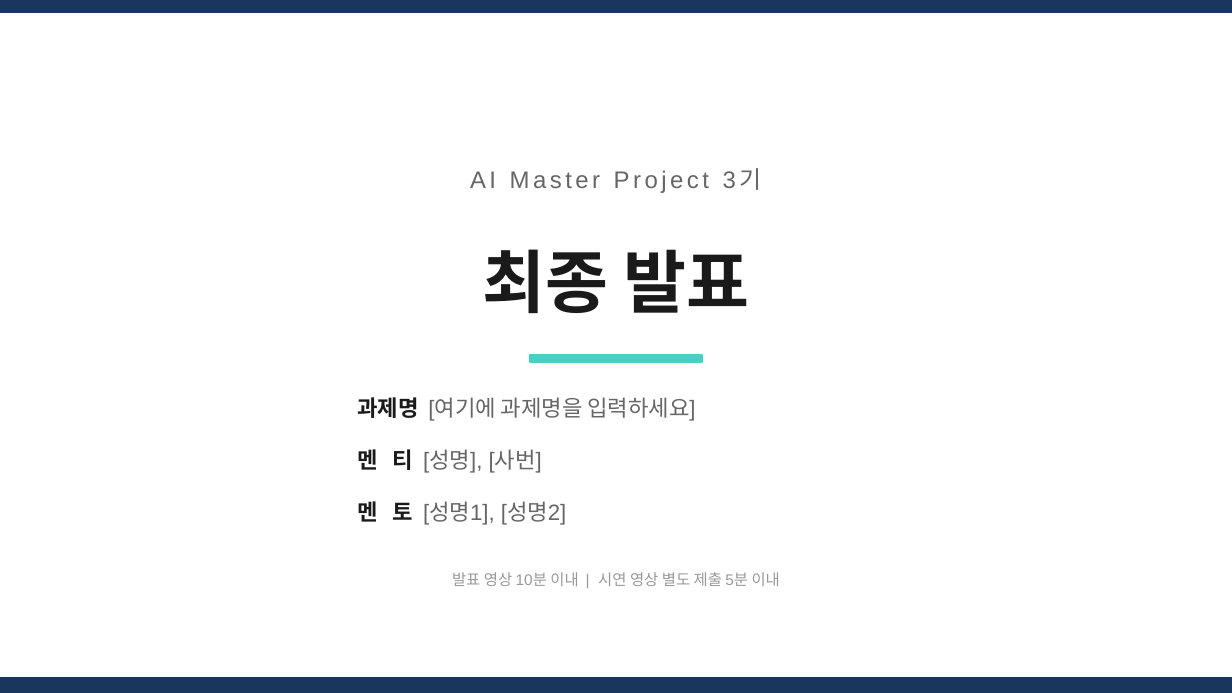
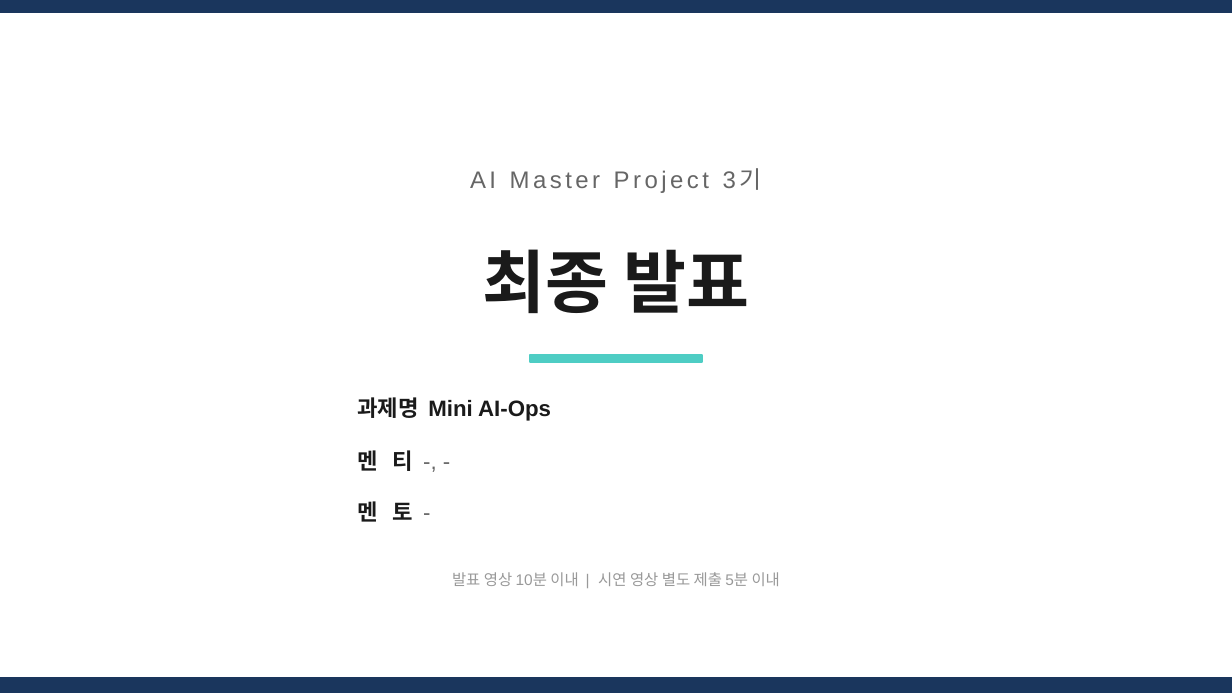
Before and after one commit to asdfsdfas34/log_detect_agents, a slide deck: slide 1 of docs/final docs/AI_Master_Project_최종발표_멘티명_사번.pptx. Drawn at 1232x693 pixels with LibreOffice and Linux fonts; fonts in the diff are those of the drawing. Boxes give left, top, right and bottom in pixels: in the first picture for what was removed or moved away, otherwise in the second. Text is boxed around its words. In the diff, an @@ line names an element or a change of style, - is before the commit and + after.

```diff
--- a/docs/final docs/AI_Master_Project_최종발표_멘티명_사번.pptx
+++ b/docs/final docs/AI_Master_Project_최종발표_멘티명_사번.pptx
@@ text at [357,397,551,421]: text changed; text colour #666666 to #1A1A1A; bold on @@
-과제명 [여기에 과제명을 입력하세요]
+과제명 Mini AI-Ops
@@ text at [357,450,413,471]: text changed @@
-멘 티 [성명], [사번]
+멘 티 -, -
@@ text at [357,501,413,522]: text changed; text colour #666666 to #1A1A1A; bold on @@
-멘 토 [성명1], [성명2]
+멘 토 -
```
Also in this commit, not shown: 2 other slides changed, 7 other files.
